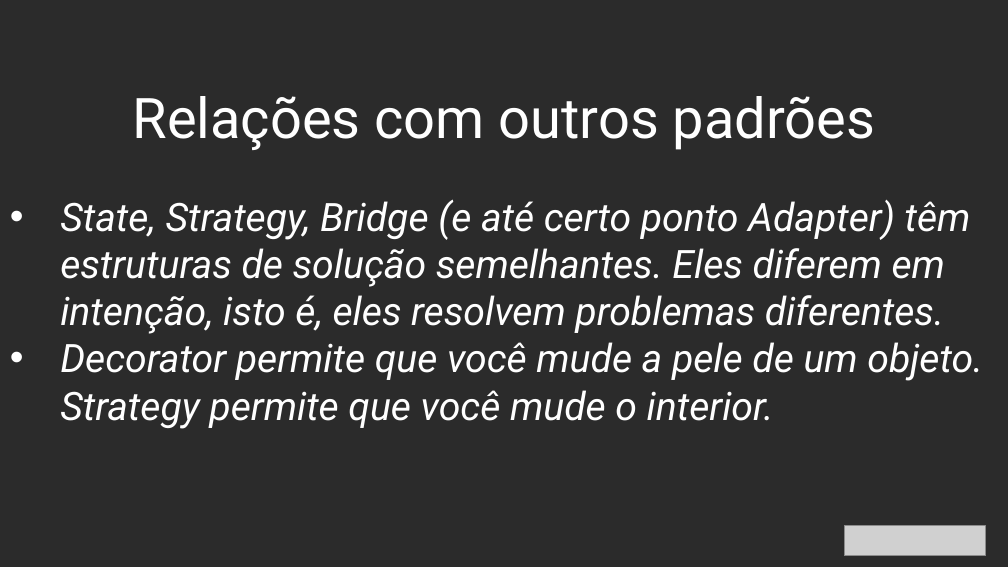
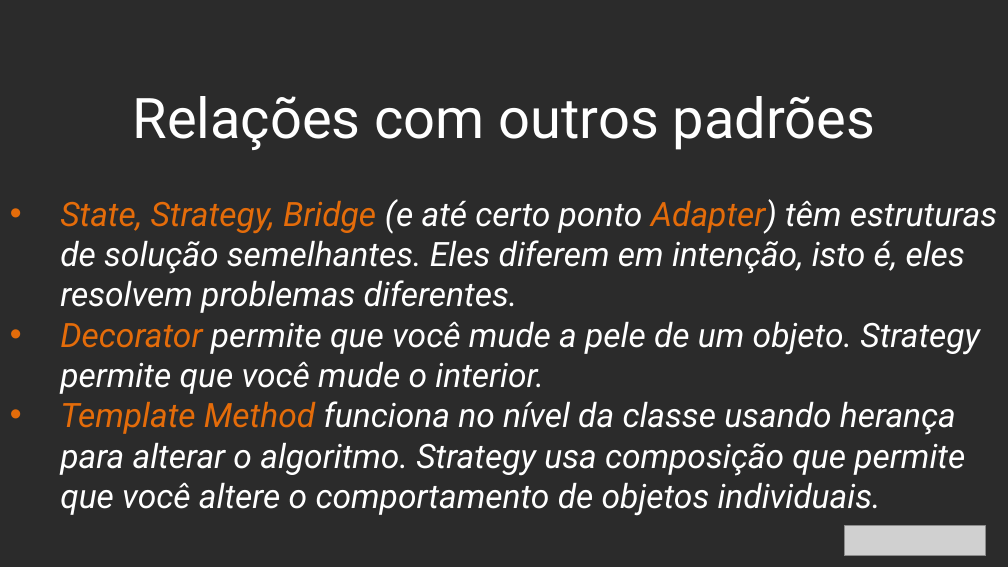
Before and after one commit to pedrosa2008/dp_strategy, a slide deck: slide 8 of dojo_strategy.pptx. Drawn at 1008x567 pixels with LibreOffice and Linux fonts; fonts in the diff are those of the drawing; grey boxes stand for pictures; background and template pictures are left out; a plain dark background stands for a picture behind light text. Boxes give left, top, right and bottom in pixels: in the first picture for what was removed or moved away, otherwise in the second. Text is boxed around its words. In the diff, an @@ line names an element or a change of style, - is before the commit and + after.

```diff
--- a/dojo_strategy.pptx
+++ b/dojo_strategy.pptx
@@ text at [60,199,997,394]: size 28 to 24 pt in "State, Strategy, Bridge (e até certo ponto ...", "Decorator permite que você mude a pele ..."; text colour #FFFFFF to #E46C0A in "State, Strategy, Bridge Adapter)", "Decorator" @@
@@ text at [60,401,965,516]: paragraph added @@
+• Template Method funciona no nível da classe usando herança para alterar o algoritmo. Strategy usa composição que permite que você altere o comportamento de objetos individuais.
```
Also in this commit, not shown: 2 slides removed, 1 other file.
